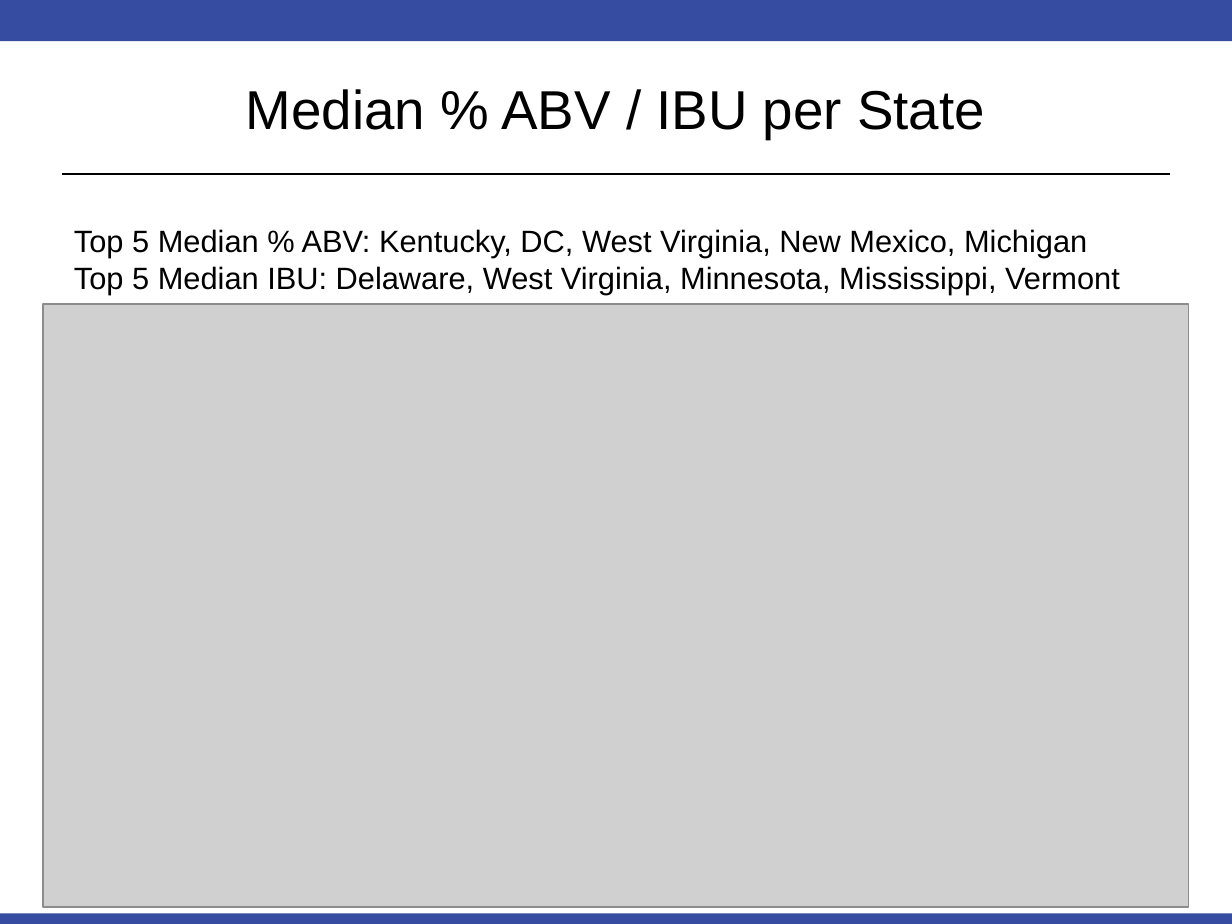
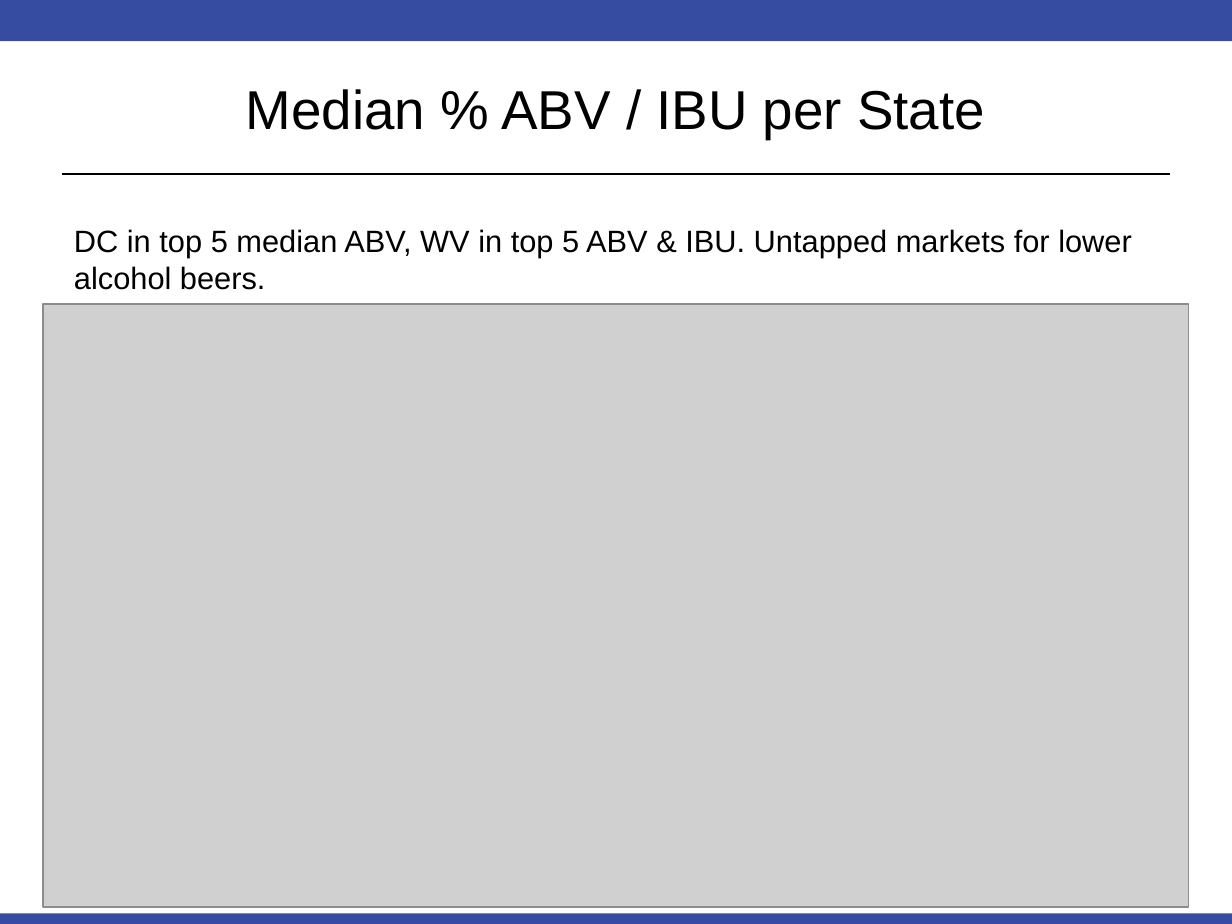
Before and after one commit to msherga/MSDS_6306_Doing-Data-Science, a slide deck: slide 5 of Unit 8 and 9 Case Study 1/EDA Slide Deck.pptx. Drawn at 1232x924 pixels with LibreOffice and Linux fonts; fonts in the diff are those of the drawing; grey boxes stand for pictures. Boxes give left, top, right and bottom in pixels: in the first picture for what was removed or moved away, otherwise in the second. Text is boxed around its words. In the diff, an @@ line names an element or a change of style, - is before the commit and + after.

```diff
--- a/Unit 8 and 9 Case Study 1/EDA Slide Deck.pptx
+++ b/Unit 8 and 9 Case Study 1/EDA Slide Deck.pptx
@@ text at [74,229,1132,290]: text changed @@
-Top 5 Median % ABV: Kentucky, DC, West Virginia, New Mexico, Michigan
-Top 5 Median IBU: Delaware, West Virginia, Minnesota, Mississippi, Vermont
+DC in top 5 median ABV, WV in top 5 ABV & IBU. Untapped markets for lower alcohol beers.
```
Also in this commit, not shown: 5 other slides changed, 2 slides added.
